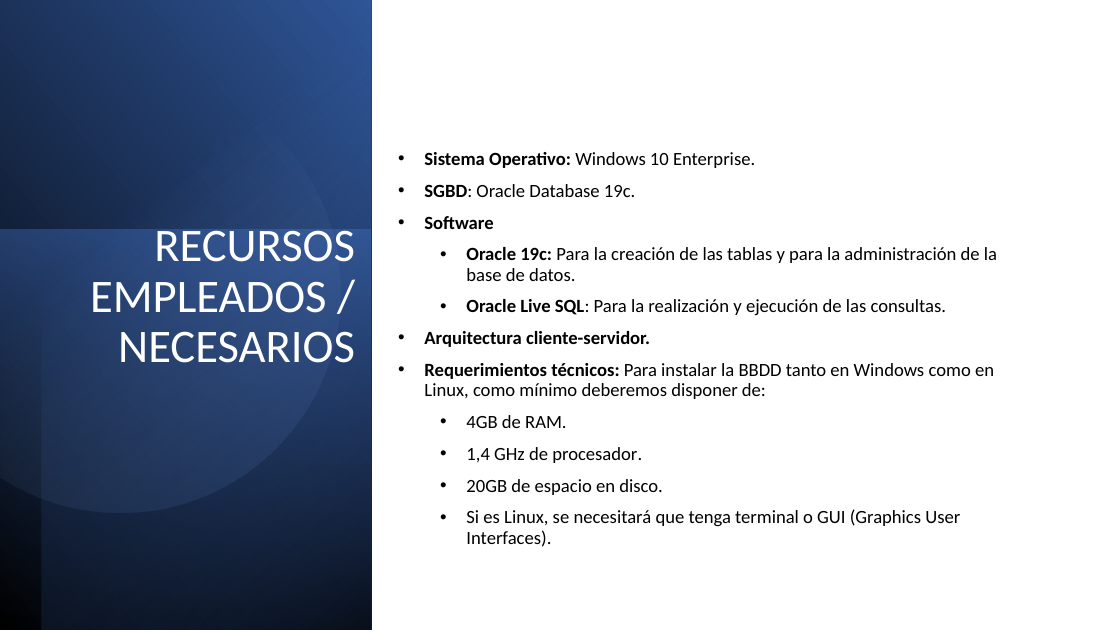
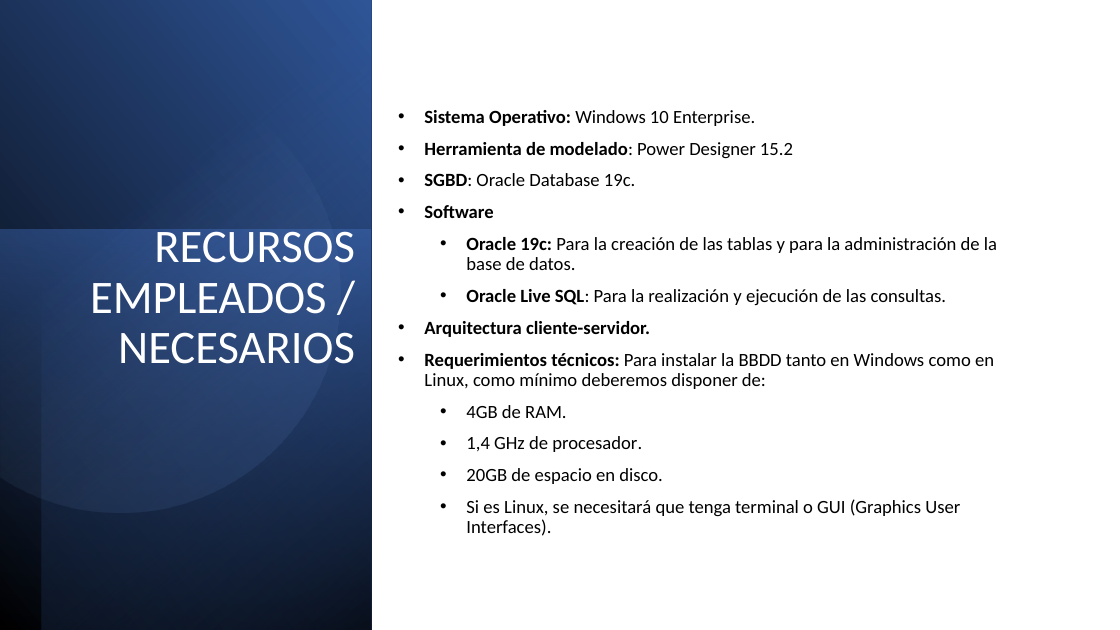
Before and after one commit to maraloeDev/Proyecto-de-Bases-de-Datos, a slide deck: slide 19 of Docs/Finales/Defensa Proyecto de Base de Datos.pptx. Drawn at 1120x630 pixels with LibreOffice and Linux fonts; fonts in the diff are those of the drawing. Boxes give left, top, right and bottom in pixels: in the first picture for what was removed or moved away, otherwise in the second. Text is boxed around its words. In the diff, an @@ line names an element or a change of style, - is before the commit and + after.

```diff
--- a/Docs/Finales/Defensa Proyecto de Base de Datos.pptx
+++ b/Docs/Finales/Defensa Proyecto de Base de Datos.pptx
@@ text "Sistema Operativo: Windows 10 Enterprise." at <box>424,110,997,536</box>: vertical alignment bottom to middle @@
@@ text at <box>424,142,793,159</box>: paragraph added @@
+• Herramienta de modelado: Power Designer 15.2
```
Also in this commit, not shown: 1 other file.
